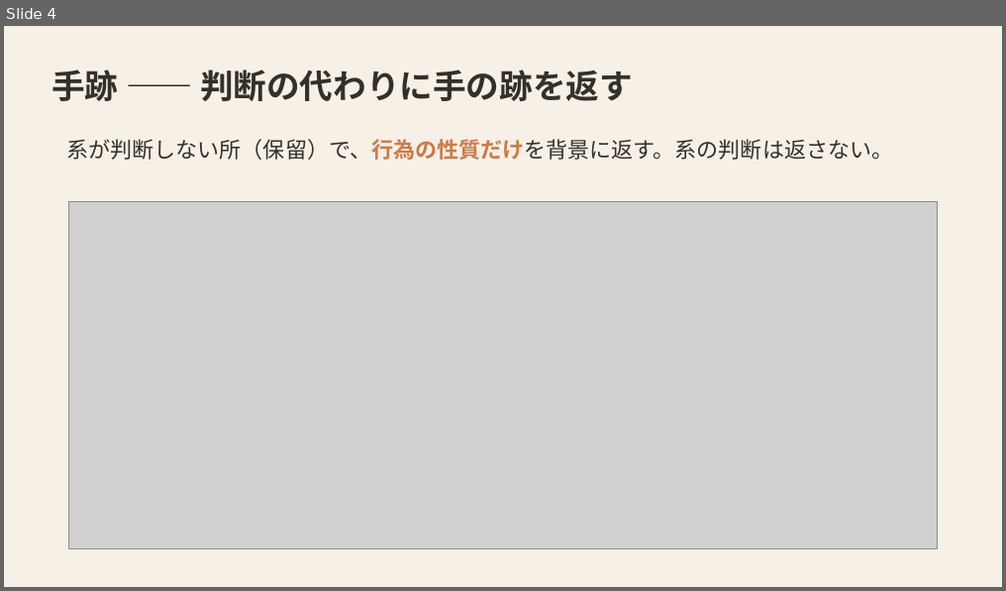
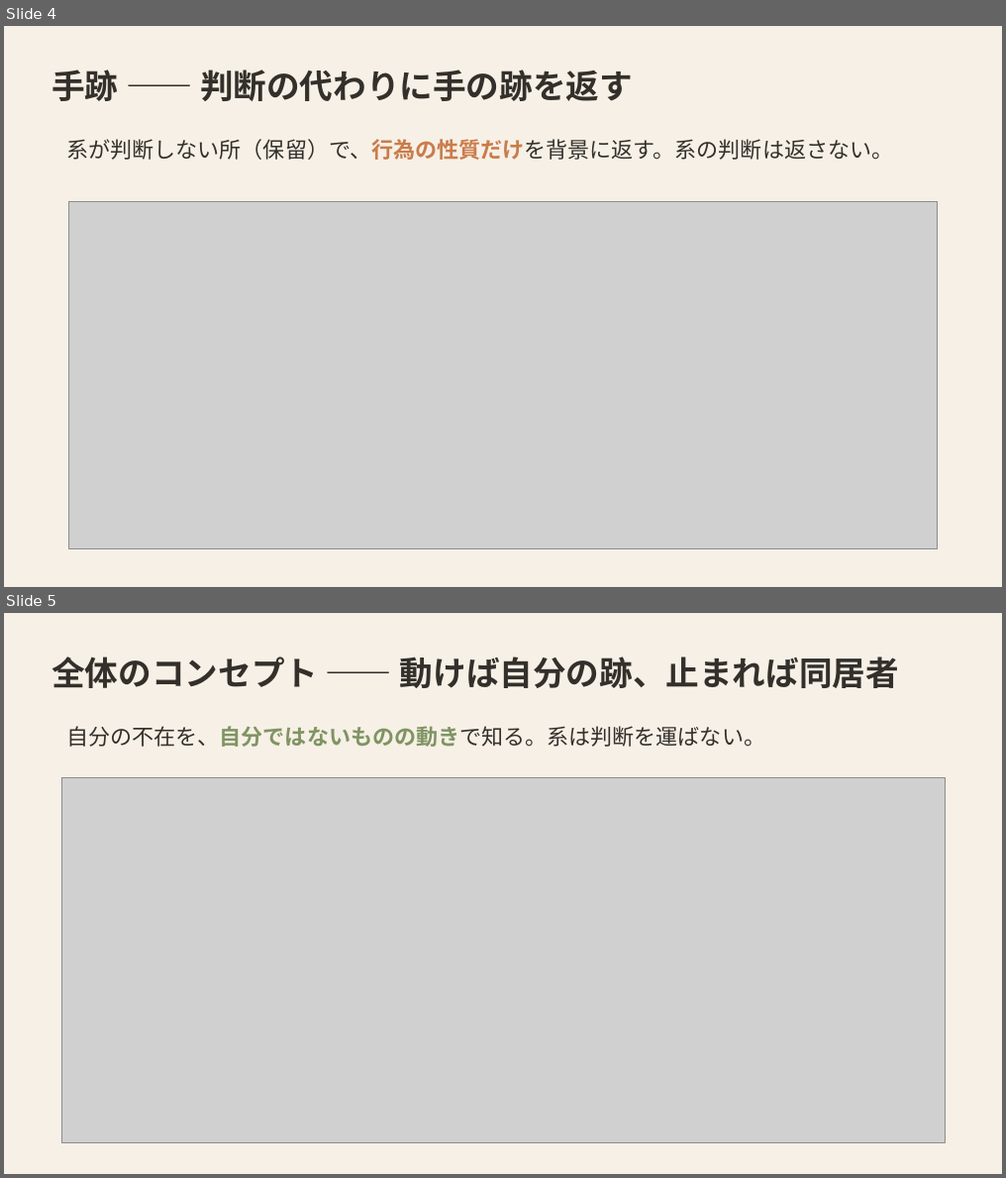
Before and after one commit to mikotomiura/GSE-prototype, a slide deck: docs/slides/project-overview/GSE_handmark_design.pptx. Shown one above the other, each under a label of ours: slide 4 before the commit, slides 4 and 5 after it. The pictures are 1006x591 and 1006x1178 pixels, drawn with LibreOffice and Linux fonts; fonts in the diff are those of the drawing; grey boxes stand for pictures. Boxes give left, top, right and bottom in pixels: in the first picture for what was removed or moved away, otherwise in the second. Text is boxed around its words. In the diff, an @@ line names an element or a change of style, - is before the commit and + after.

```diff
--- a/docs/slides/project-overview/GSE_handmark_design.pptx
+++ b/docs/slides/project-overview/GSE_handmark_design.pptx
@@ slide 5 added at (4,613,1002,1174), background #F7F0E6 @@
@@ text added at (52,657,899,688), 32 pt, text #33302B, bold @@
+全体のコンセプト —— 動けば自分の跡、止まれば同居者
@@ text added at (66,726,765,747), 21 pt, text #33302B @@
+自分の不在を、自分ではないものの動きで知る。系は判断を運ばない。
@@ picture added at (61,777,945,1143) @@
```
Also in this commit, not shown: 15 slides changed, 2 other slides added, 12 other files.
